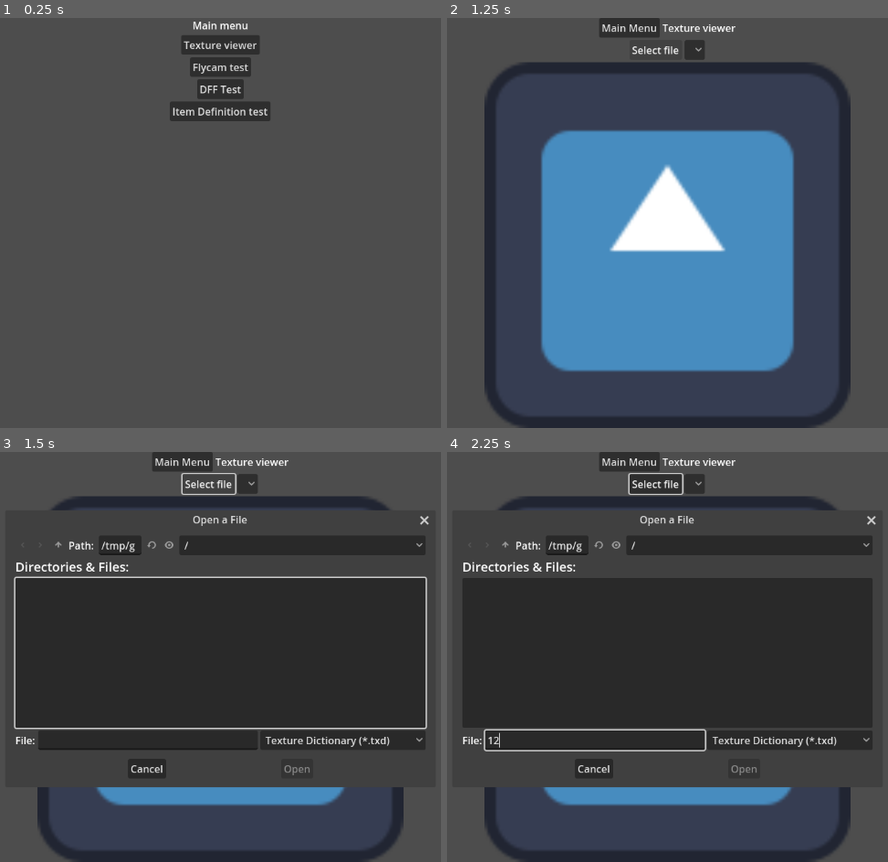
Above: before the commit, frames 1-4 (two rows, left to right).
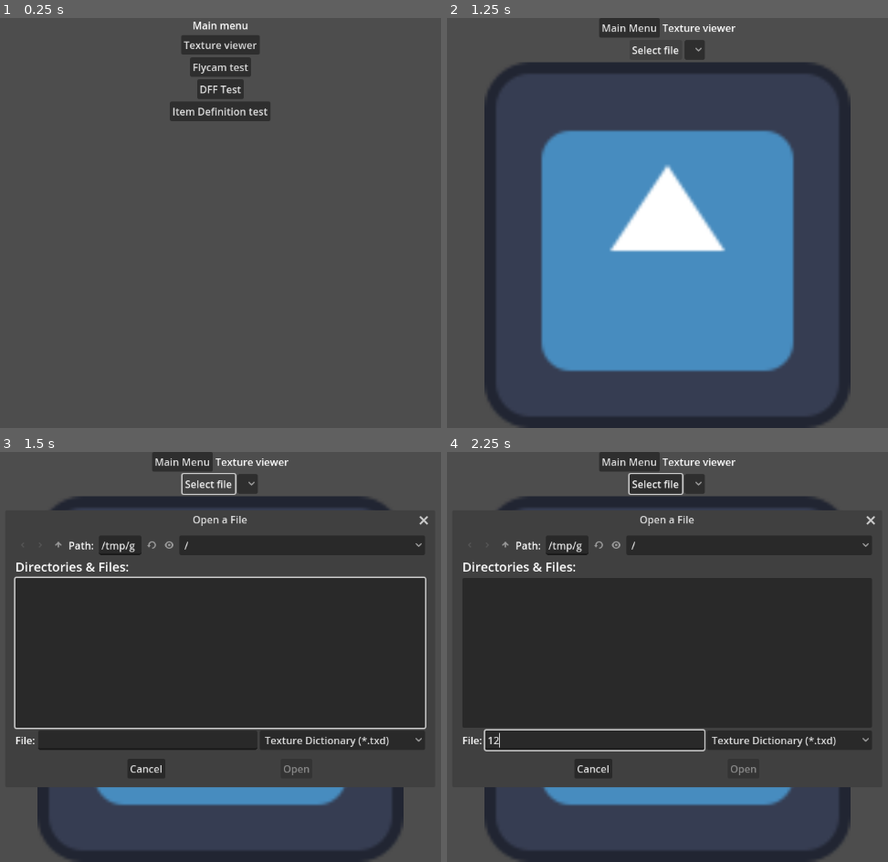
Above: after the commit, the same moments.

Repository: FOSS-Supremacy/OpenLiberty
Game: Godot game, scene res://startup.tscn
The game is run twice, just before and just after one commit, with the same random seed, the same clock (stepped at 60 frames per second) and the same inputs. The engine's default icon, where the game draws it, is replaced by a stand-in: a white triangle on a blue panel in a dark square.
Inputs (mouse positions are in pixels of both pictures, inside the frame that each line leads up to):
- Up to frame 1 (0.25 s): no input
- Up to frame 2 (1.25 s): click "Texture viewer" at 0.5 s
- Up to frame 3 (1.5 s): click "Select file" at 1.25 s
- Up to frame 4 (2.25 s): click (596, 739) at 2.02 s; type "12" at 2.1 s

Frames 1-2 are identical in both runs. In frame 3, 0.6% of the frame differs, in the area x 29-98%, y 15-79%; in frame 4, 0.5%.

Commit message:
Tweak IDE file opening logic

Diff:
--- a/scripts/game_manager.gd
+++ b/scripts/game_manager.gd
@@ -27,13 +27,13 @@
 			if tokens.size() > 0:
 				match tokens[0]:
 					"IDE":
-						load_itemdef(tokens[1].replace("\\", "/").to_lower())
+						load_itemdef(tokens[1].replace("\\", "/"))
 					_:
 						push_warning("implement %s" % tokens[0])
 
 
 func load_itemdef(path: String) -> void:
 	var file := FileAccess.open(gta_path + path, FileAccess.READ)
-	assert(file != null, "%d" % FileAccess.get_open_error())
-
-	breakpoint
+	if file == null:
+		file = FileAccess.open(gta_path + path.to_lower(), FileAccess.READ)
+		assert(file != null, "%d" % FileAccess.get_open_error())
